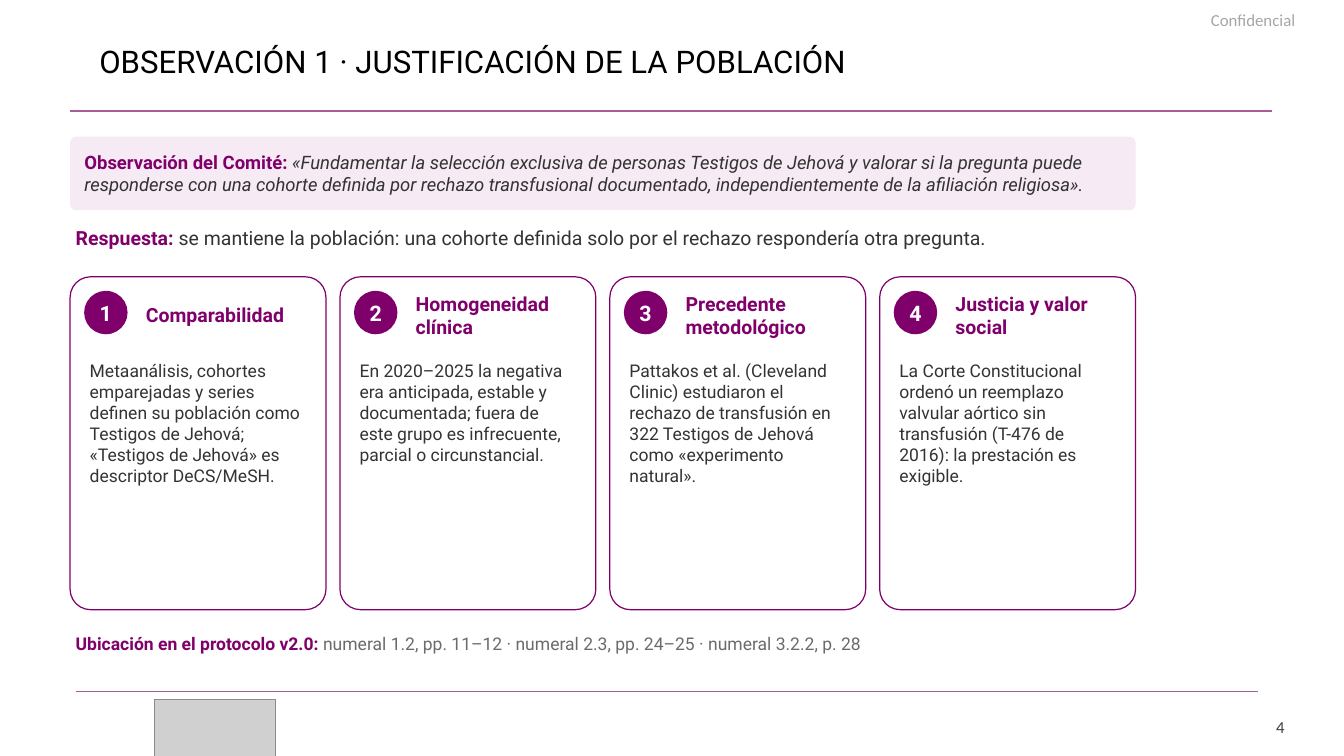
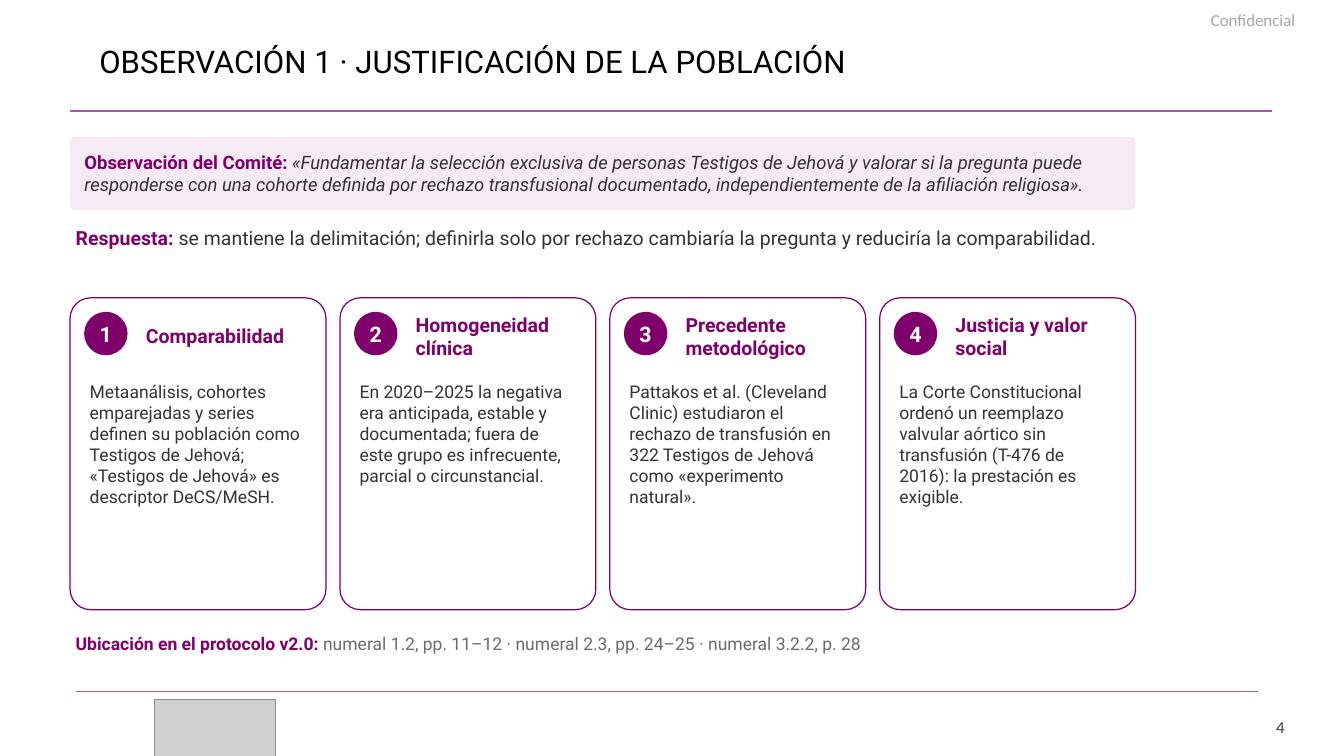
Before and after one commit to nestor120512/nes, a slide deck: slide 4 of comite_etica_CGN/Exposicion_respuesta_Comite.pptx. Drawn at 1344x756 pixels with LibreOffice and Linux fonts; fonts in the diff are those of the drawing; grey boxes stand for pictures; background and template pictures are left out. Boxes give left, top, right and bottom in pixels: in the first picture for what was removed or moved away, otherwise in the second. Text is boxed around its words. In the diff, an @@ line names an element or a change of style, - is before the commit and + after.

```diff
--- a/comite_etica_CGN/Exposicion_respuesta_Comite.pptx
+++ b/comite_etica_CGN/Exposicion_respuesta_Comite.pptx
@@ text at (76,230,1096,249): text changed @@
-Respuesta: se mantiene la población: una cohorte definida solo por el rechazo respondería otra pregunta.
+Respuesta: se mantiene la delimitación; definirla solo por rechazo cambiaría la pregunta y reduciría la comparabilidad.
@@ rounded rectangle: place and size @@
-rounded rectangle at (70,277,326,610)
+rounded rectangle at (70,298,326,610)
@@ rounded rectangle: place and size @@
-rounded rectangle at (340,277,596,610)
+rounded rectangle at (340,298,596,610)
@@ rounded rectangle: place and size @@
-rounded rectangle at (610,277,866,610)
+rounded rectangle at (610,298,866,610)
@@ rounded rectangle: place and size @@
-rounded rectangle at (880,277,1136,610)
+rounded rectangle at (880,298,1136,610)
@@ 4 ellipses, 4 texts: place and size @@
-4 ellipses, 4 texts at (84,291,1087,338)
+4 ellipses, 4 texts at (84,312,1087,359)
@@ text "Metaanálisis, cohortes emparejadas y series ...": place and size @@
-text "Metaanálisis, cohortes emparejadas y series ..." at (90,364,299,486)
+text "Metaanálisis, cohortes emparejadas y series ..." at (90,385,299,507)
@@ text "En 2020–2025 la negativa era ...": place and size @@
-text "En 2020–2025 la negativa era ..." at (360,364,562,465)
+text "En 2020–2025 la negativa era ..." at (360,385,562,486)
@@ text "Pattakos et al. (Cleveland Clinic) ...": place and size @@
-text "Pattakos et al. (Cleveland Clinic) ..." at (629,363,831,482)
+text "Pattakos et al. (Cleveland Clinic) ..." at (629,384,831,503)
@@ text "La Corte Constitucional ordenó un ...": place and size @@
-text "La Corte Constitucional ordenó un ..." at (899,364,1082,486)
+text "La Corte Constitucional ordenó un ..." at (899,385,1082,507)
```
Also in this commit, not shown: 2 other slides changed, 2 other files.
